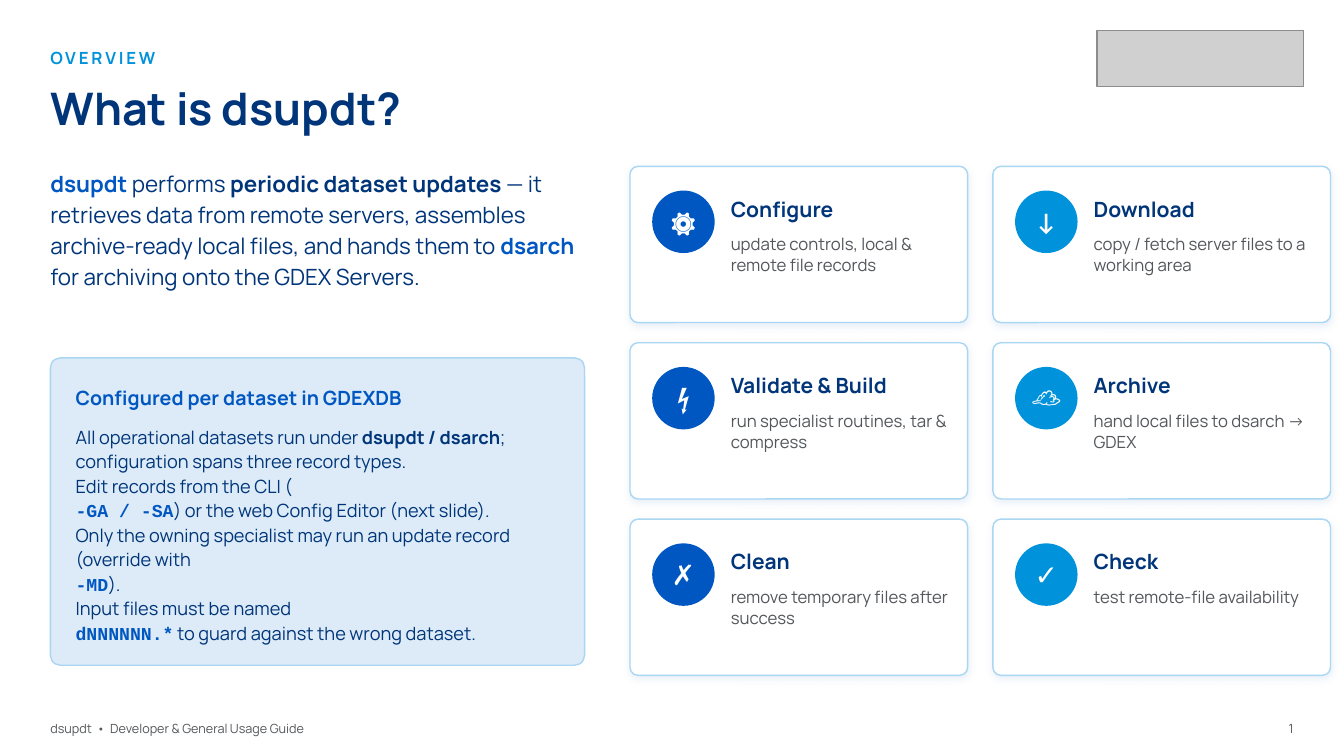
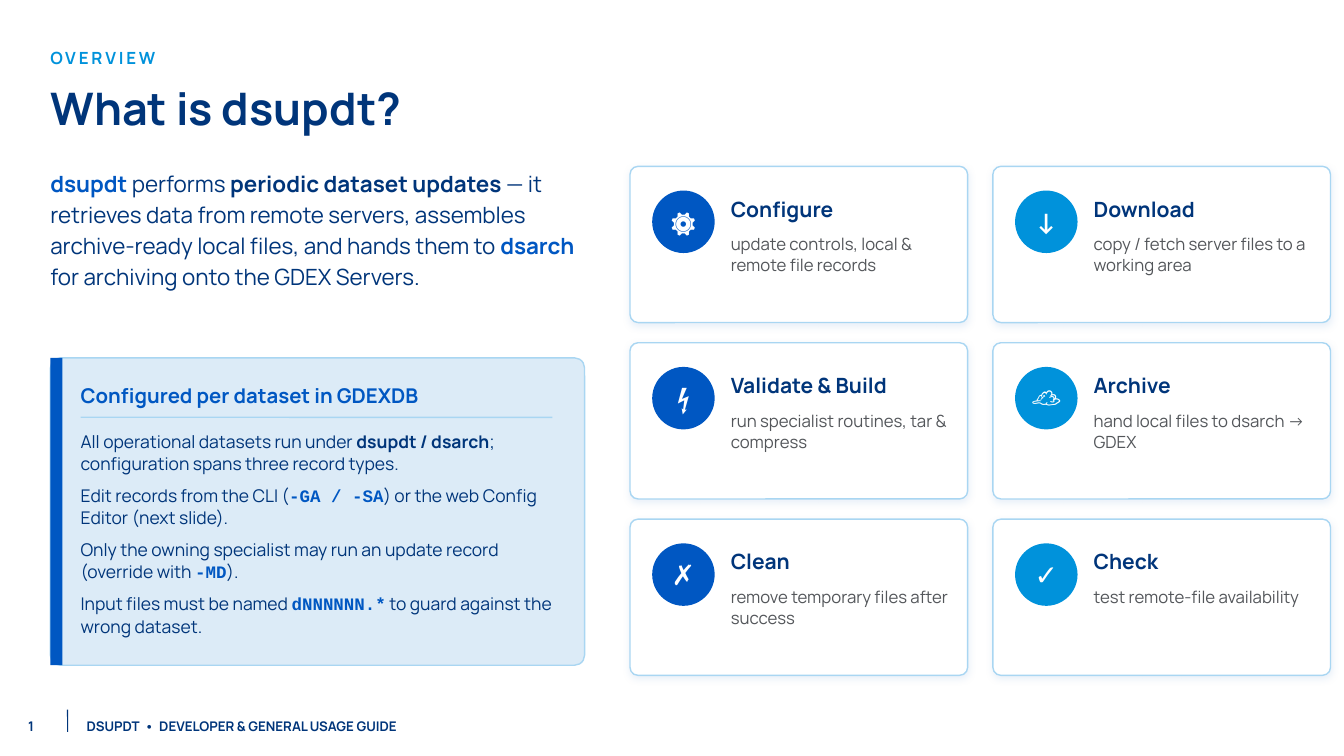
Before and after one commit to NCAR/rda-python-dsupdt, a slide deck: slide 2 of docs/slides/dsupdt_guide.pptx. Drawn at 1344x756 pixels with LibreOffice and Linux fonts; fonts in the diff are those of the drawing; grey boxes stand for pictures; background and template pictures are left out. Boxes give left, top, right and bottom in pixels: in the first picture for what was removed or moved away, otherwise in the second. Text is boxed around its words. In the diff, an @@ line names an element or a change of style, - is before the commit and + after.

Commit message:
align guide deck with the NSF NCAR GDEX 2026 template
Rebuild the cover from the template "Cover - Blue" layout, put the content
slides on the interior content chrome (field art, NSF|NCAR mark, GDEX
lockup, numbered footer) and close on the "Bold Statement" layout.

The static chrome lives on slide masters, which also works around a
pptxgenjs rels-id collision that corrupted slides carrying both a
hyperlink and a slide-level background image.

Bottom content strips were pulled in so they clear the lockup and the
footer, and slides whose content fills the bottom-right corner use a
lockup-free master rather than showing a clipped logo.

```diff
--- a/docs/slides/dsupdt_guide.pptx
+++ b/docs/slides/dsupdt_guide.pptx
@@ picture removed at <box>1097,30,1304,87</box> @@
@@ rectangle added at <box>50,358,63,665</box>, fill #0057C2 @@
@@ text "Configured per dataset in GDEXDB" at <box>81,388,418,408</box>: size 14 to 14.5 pt @@
@@ line added from (81, 417) to (553, 417), #A9D6F2 1 pt @@
@@ text at <box>81,435,494,475</box>: size 13 to 12.5 pt in "All operational datasets run under dsupdt / ..."; bullet none to •; line spacing 1.12 to 1.06; more space between paragraphs @@
@@ text at <box>81,487,552,638</box>: text changed; size 13 to 12.5 pt @@
-Edit records from the CLI (
--GA / -SA) or the web Config Editor (next slide).
-Only the owning specialist may run an update record (override with
--MD).
-Input files must be named
-dNNNNNN.* to guard against the wrong dataset.
+• Edit records from the CLI (-GA / -SA) or the web Config Editor (next slide).
+• Only the owning specialist may run an update record (override with -MD).
+• Input files must be named dNNNNNN.* to guard against the wrong dataset.
@@ text "1": place and size @@
-text "1" at <box>1289,724,1294,733</box>
+text "1" at <box>28,721,34,731</box>
@@ text "1" at <box>28,721,34,731</box>: size 9 to 9.5 pt, text colour #53565A to #00357A, bold on; alignment right to left @@
@@ line added from (68, 710) to (68, 732), #00357A 0.75 pt @@
@@ text at <box>87,721,397,732</box>: text changed; size 9 to 9.5 pt; text colour #53565A to #00357A; bold on @@
-dsupdt • Developer & General Usage Guide
+DSUPDT • DEVELOPER & GENERAL USAGE GUIDE
```
Also in this commit, not shown: 26 other slides changed, 6 other files.
